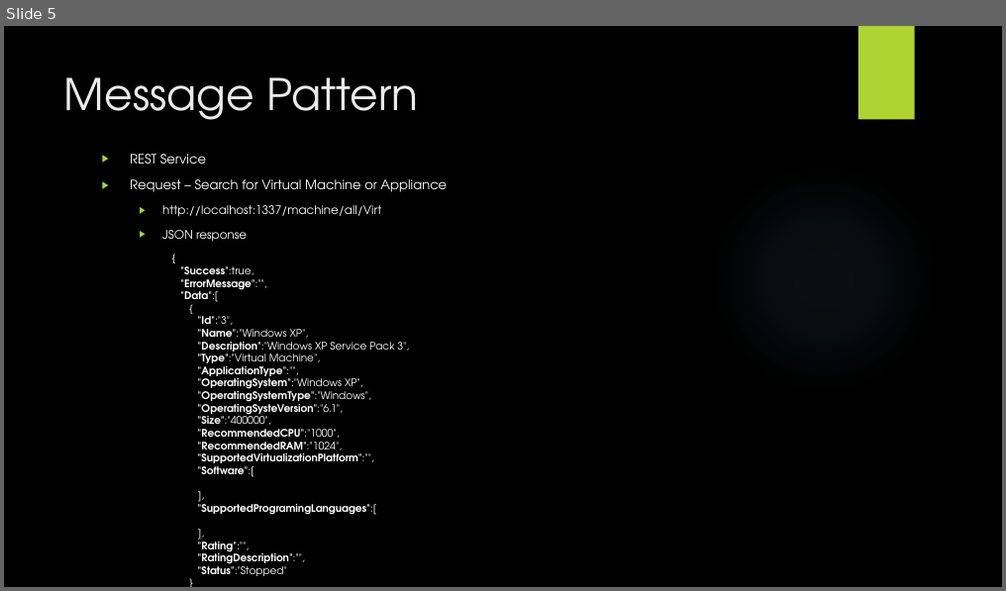
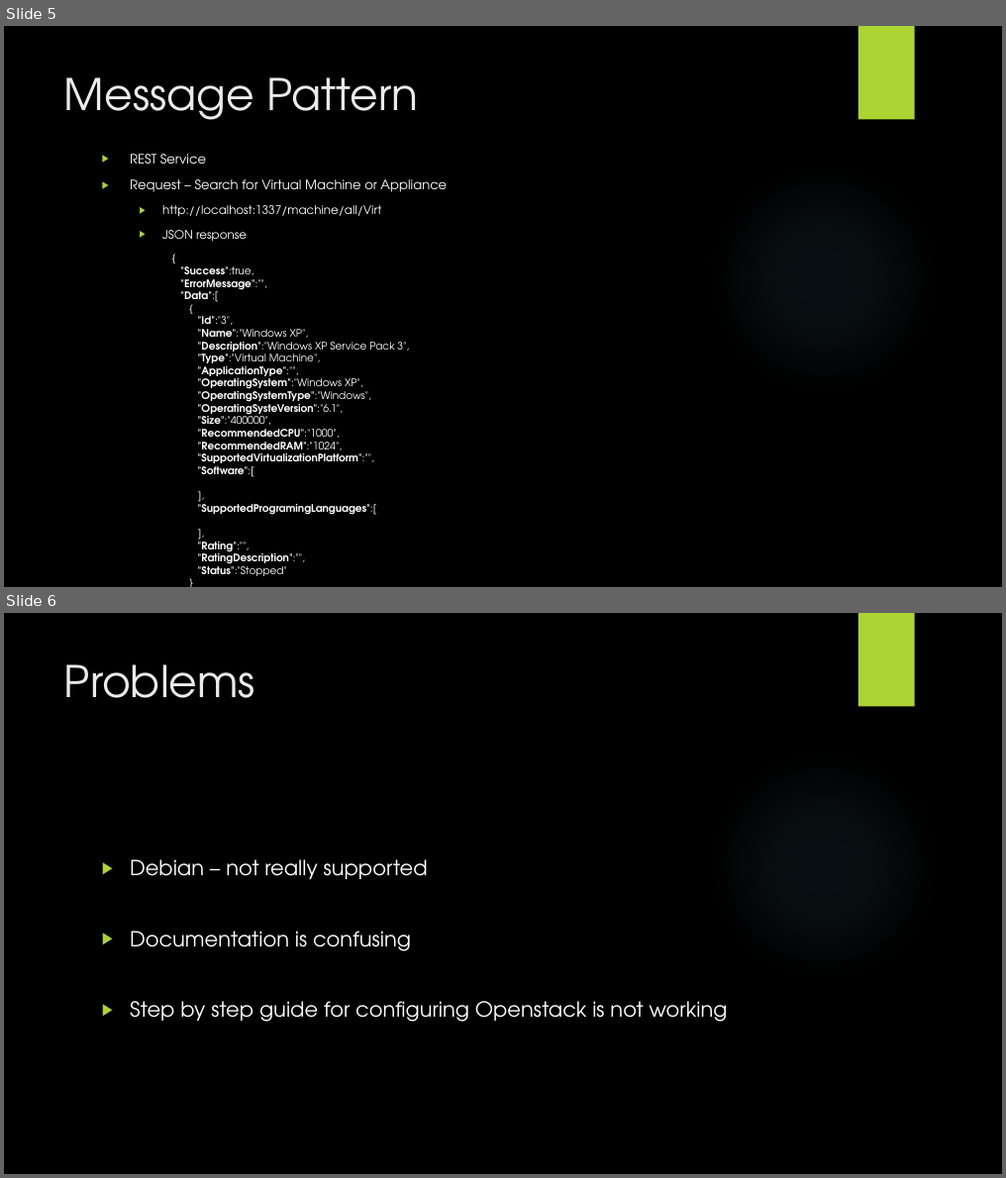
Before and after one commit to lightstalker89/MIT_SAD, a slide deck: 3nd_sem/cc/le_gr_mu/01_Ex_Hm/Presentation/Enabling Technologies.pptx. Shown one above the other, each under a label of ours: slide 5 before the commit, slides 5 and 6 after it. The pictures are 1006x591 and 1006x1178 pixels, drawn with LibreOffice and Linux fonts; fonts in the diff are those of the drawing; background and template pictures are left out. Boxes give left, top, right and bottom in pixels: in the first picture for what was removed or moved away, otherwise in the second. Text is boxed around its words. In the diff, an @@ line names an element or a change of style, - is before the commit and + after.

```diff
--- a/3nd_sem/cc/le_gr_mu/01_Ex_Hm/Presentation/Enabling Technologies.pptx
+++ b/3nd_sem/cc/le_gr_mu/01_Ex_Hm/Presentation/Enabling Technologies.pptx
@@ slide 6 added at [4, 613, 1002, 1174], background picture (left out); not listed: 2 template elements that a slide beside it also shows @@
@@ title added at [64, 664, 255, 698], 42 pt, text #EBEBEB @@
+Problems
@@ text added at [130, 860, 728, 1022], 20 pt, text #FFFFFF @@
+▶ Debian – not really supported
+▶ Documentation is confusing
+▶ Step by step guide for configuring Openstack is not working
```
Also in this commit, not shown: 2 slides changed, 1 other file.
